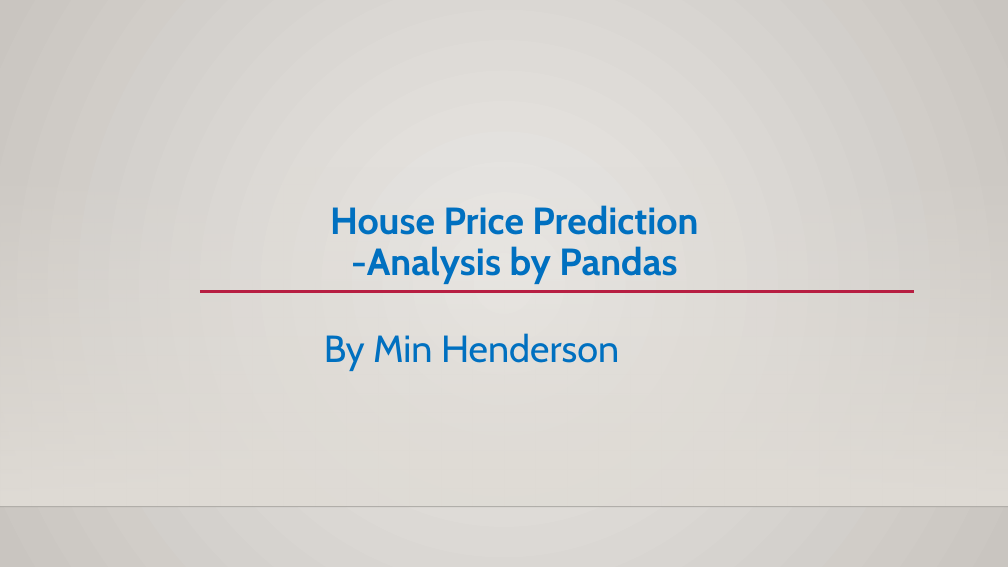
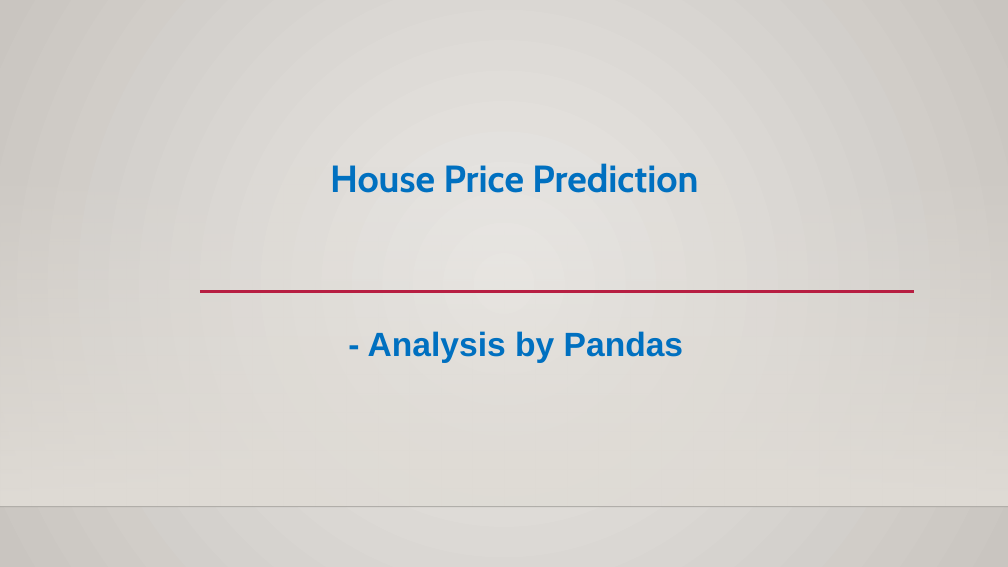
Before and after one commit to minirgb2019/House_Price_Prediction, a slide deck: slide 1 of Hourse Price Prediction.pptx. Drawn at 1008x567 pixels with LibreOffice and Linux fonts; fonts in the diff are those of the drawing; background and template pictures are left out. Boxes give left, top, right and bottom in pixels: in the first picture for what was removed or moved away, otherwise in the second. Text is boxed around its words. In the diff, an @@ line names an element or a change of style, - is before the commit and + after.

```diff
--- a/Hourse Price Prediction.pptx
+++ b/Hourse Price Prediction.pptx
@@ title at (x1=330, y1=163, x2=698, y2=193): text changed @@
-House Price Prediction
--Analysis by Pandas
+House Price Prediction
@@ text at (x1=368, y1=331, x2=683, y2=363): text changed; size 36 to 32 pt; font Cabin to Arial; bold on @@
-By Min Henderson
+- Analysis by Pandas
```
